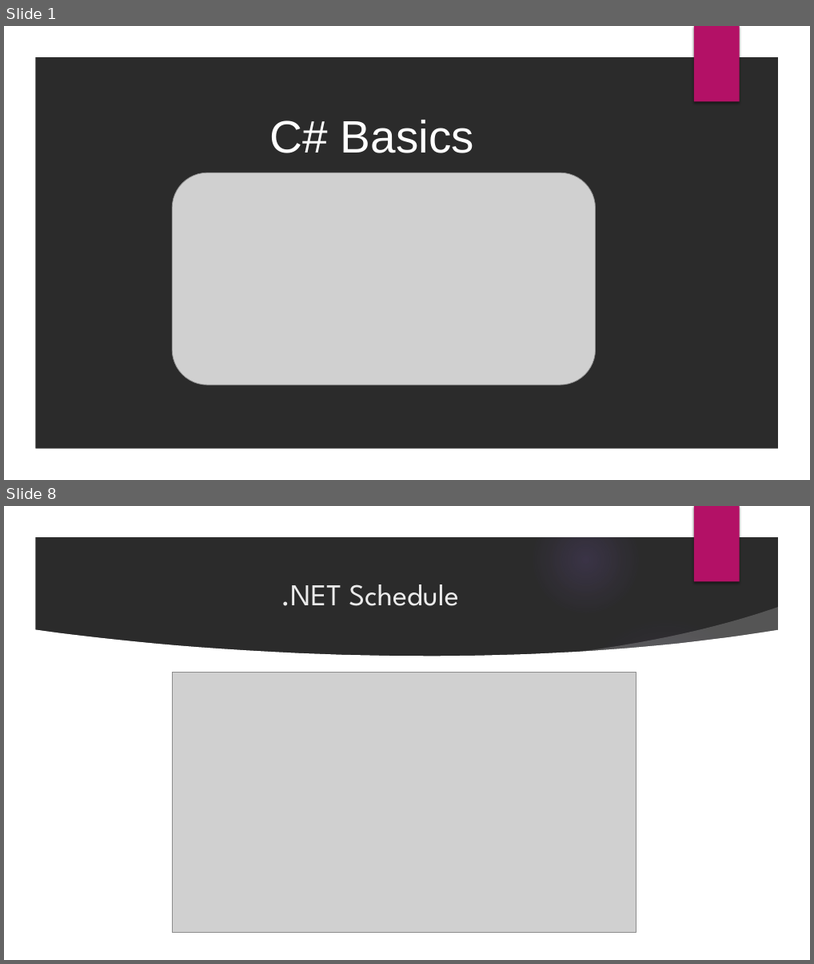
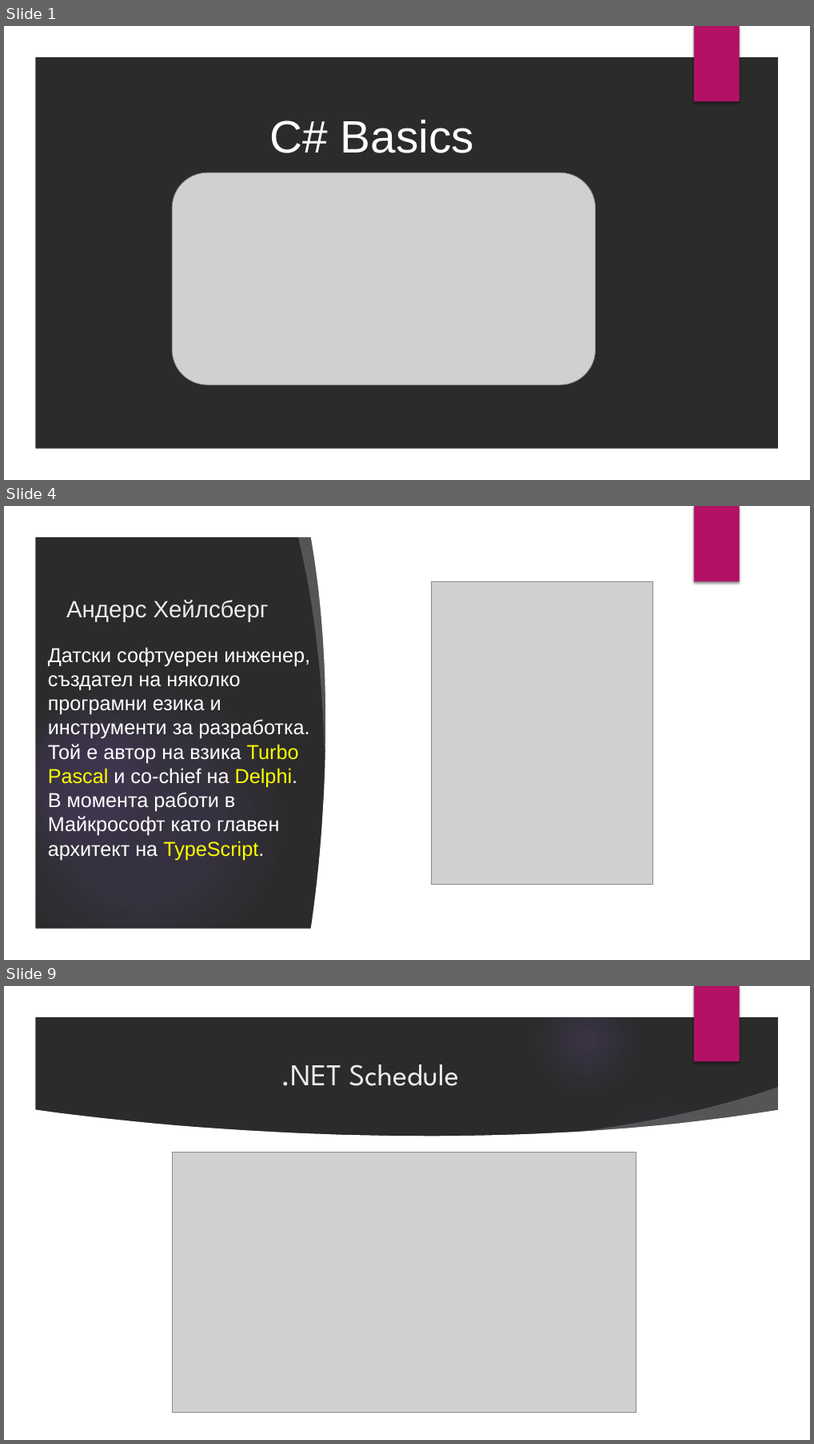
Before and after one commit to velizar92/CSharp-Programming-Presentations, a slide deck: C# Basics.pptx. Shown one above the other, each under a label of ours: slides 1 and 8 before the commit, slides 1, 4 and 9 after it; the slides between them are not shown. The pictures are 814x964 and 814x1444 pixels, drawn with LibreOffice and Linux fonts; fonts in the diff are those of the drawing; grey boxes stand for pictures; background and template pictures are left out; a plain dark background stands for a picture behind light text. Boxes give left, top, right and bottom in pixels: in the first picture for what was removed or moved away, otherwise in the second. Text is boxed around its words. In the diff, an @@ line names an element or a change of style, - is before the commit and + after.

```diff
--- a/C# Basics.pptx
+++ b/C# Basics.pptx
@@ slide 4 added at box(4, 506, 810, 960), background picture (left out); not listed: 6 template elements that a slide beside it also shows @@
@@ freeform shape added at box(298, 532, 344, 752), fill #FFFFFF at 20% opacity @@
@@ freeform shape added at box(310, 532, 394, 932), fill #FFFFFF @@
@@ rectangle added at box(382, 532, 782, 933), fill #FFFFFF @@
@@ title added at box(66, 600, 269, 622), 28 pt, text #EBEBEB @@
+Андерс Хейлсберг
@@ picture added at box(431, 582, 653, 884) @@
@@ text added at box(48, 647, 310, 860), 24 pt, text #FFFFFF @@
+Датски софтуерен инженер, създател на няколко програмни езика и инструменти за разработка. Той е автор на взика Turbo Pascal и co-chief на Delphi. В момента работи в Майкрософт като главен архитект на TypeScript.
@@ what was slide 8 is now slide 9 @@
```
Also in this commit, not shown: 13 slides changed, 9 other slides added, 7 slides removed.
